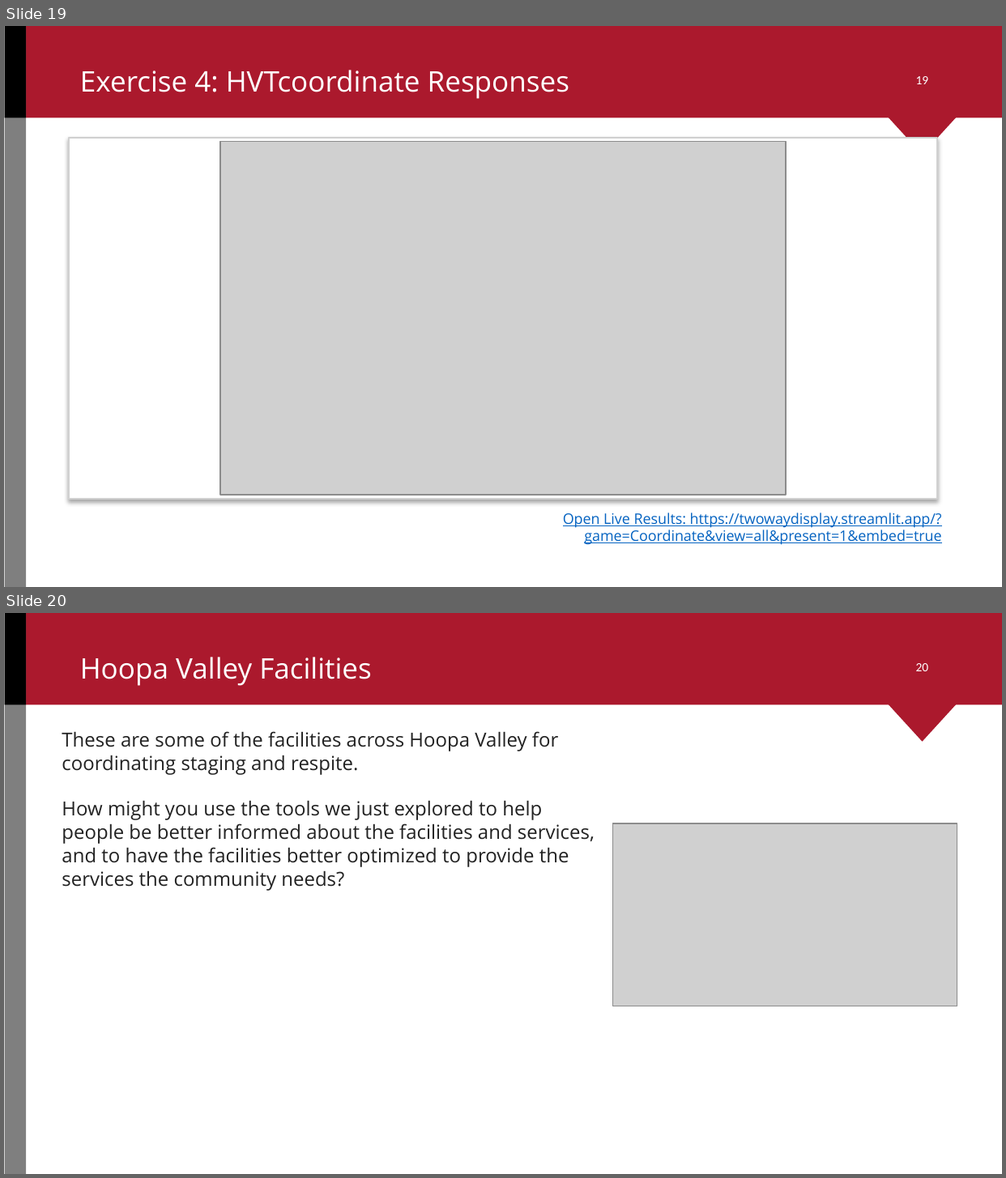
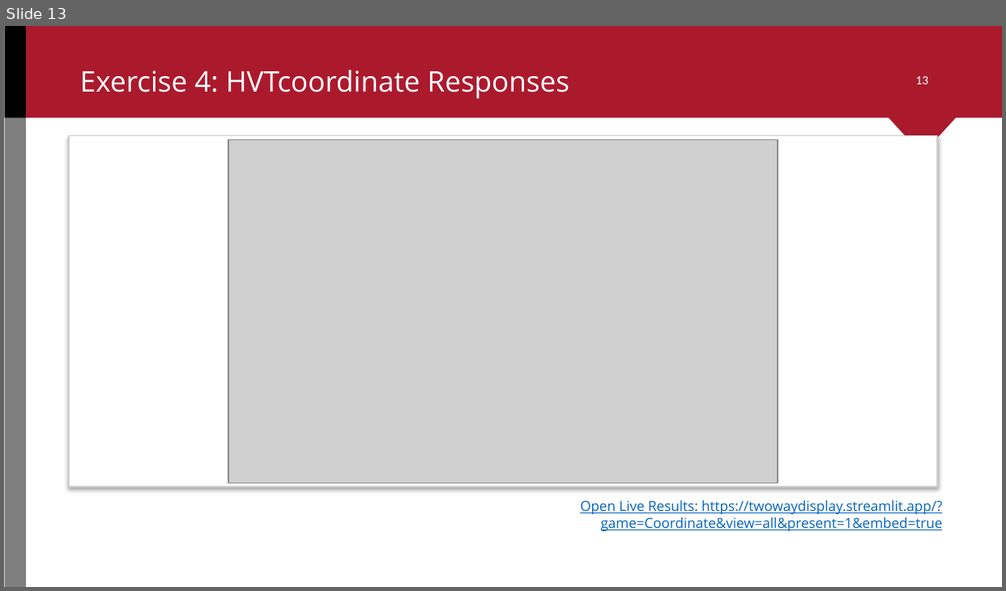
Before and after one commit to ccsfist/gitio2ppt, a slide deck: HoopaValley_Workshop.pptx. Shown one above the other, each under a label of ours: slides 19 and 20 before the commit, slide 13 after it. The pictures are 1006x1178 and 1006x591 pixels, drawn with LibreOffice and Linux fonts; fonts in the diff are those of the drawing; grey boxes stand for pictures; background and template pictures are left out. Boxes give left, top, right and bottom in pixels: in the first picture for what was removed or moved away, otherwise in the second. Text is boxed around its words. In the diff, an @@ line names an element or a change of style, - is before the commit and + after.

```diff
--- a/HoopaValley_Workshop.pptx
+++ b/HoopaValley_Workshop.pptx
@@ slide 20 removed at bbox=[4, 613, 1002, 1174], background #FFFFFF; not listed: 5 template elements that a slide beside it also shows @@
@@ title removed at bbox=[80, 657, 371, 686] @@
-Hoopa Valley Facilities
@@ text removed at bbox=[62, 731, 558, 775] @@
-These are some of the facilities across Hoopa Valley for coordinating staging and respite.
@@ text removed at bbox=[62, 800, 594, 891] @@
-How might you use the tools we just explored to help people be better informed about the facilities and services, and to have the facilities better optimized to provide the services the community needs?
@@ picture removed at bbox=[613, 824, 957, 1006] @@
@@ what was slide 19 is now slide 13 @@
@@ slide 13 changed as well @@
@@ page number at bbox=[916, 76, 929, 84]: text changed @@
-19
+13
@@ rectangle: place and size @@
-rectangle at bbox=[69, 138, 937, 499]
+rectangle at bbox=[69, 136, 937, 487]
@@ picture: place and size @@
-picture at bbox=[220, 142, 786, 495]
+picture at bbox=[228, 139, 778, 483]
@@ text "Open Live Results: https://twowaydisplay.streamlit.app/?game ...": place and size @@
-text "Open Live Results: https://twowaydisplay.streamlit.app/?game ..." at bbox=[563, 513, 942, 545]
+text "Open Live Results: https://twowaydisplay.streamlit.app/?game ..." at bbox=[580, 501, 943, 531]
@@ text "Open Live Results: https://twowaydisplay.streamlit.app/?game ..." at bbox=[580, 501, 943, 531]: size 10.5 to 10 pt @@
```
Also in this commit, not shown: 14 other slides changed, 9 other slides removed, 6 other files.
